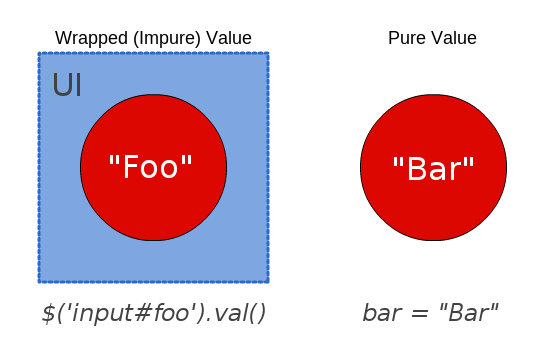
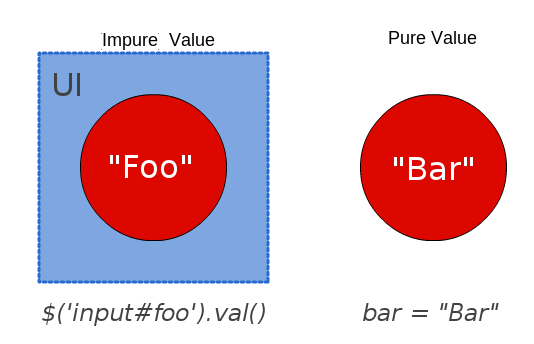
The second 534 x 344 image is a revision of the first. Changes to its layers:
painted on "Pasted Layer" over bbox(55, 31, 252, 50)
